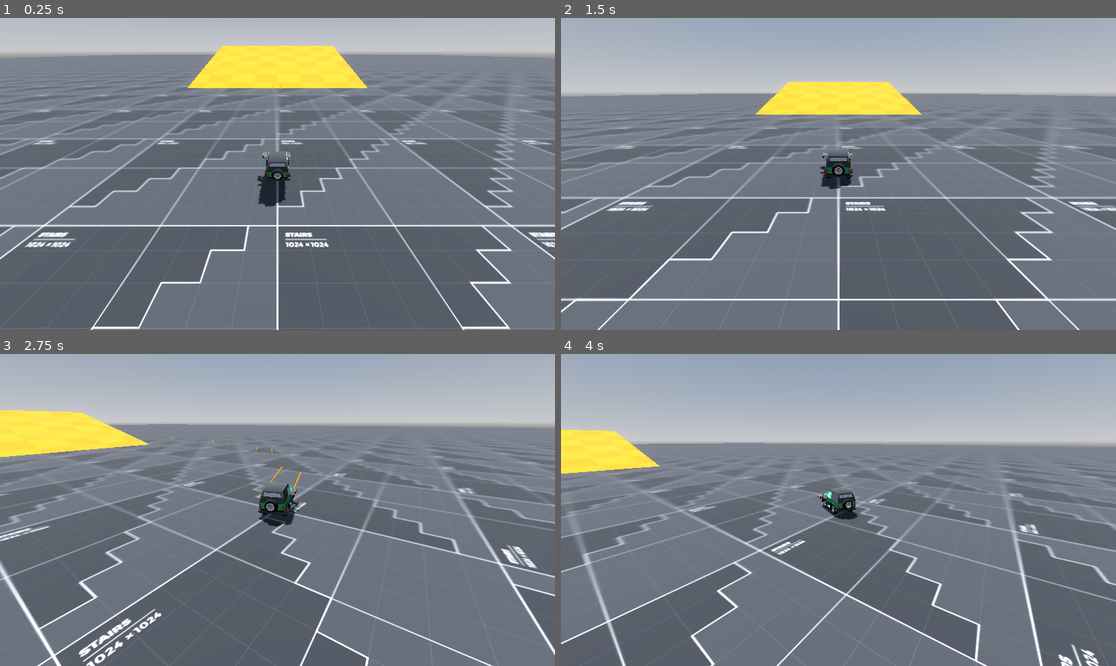
Above: before the commit, frames 1-4 (two rows, left to right).
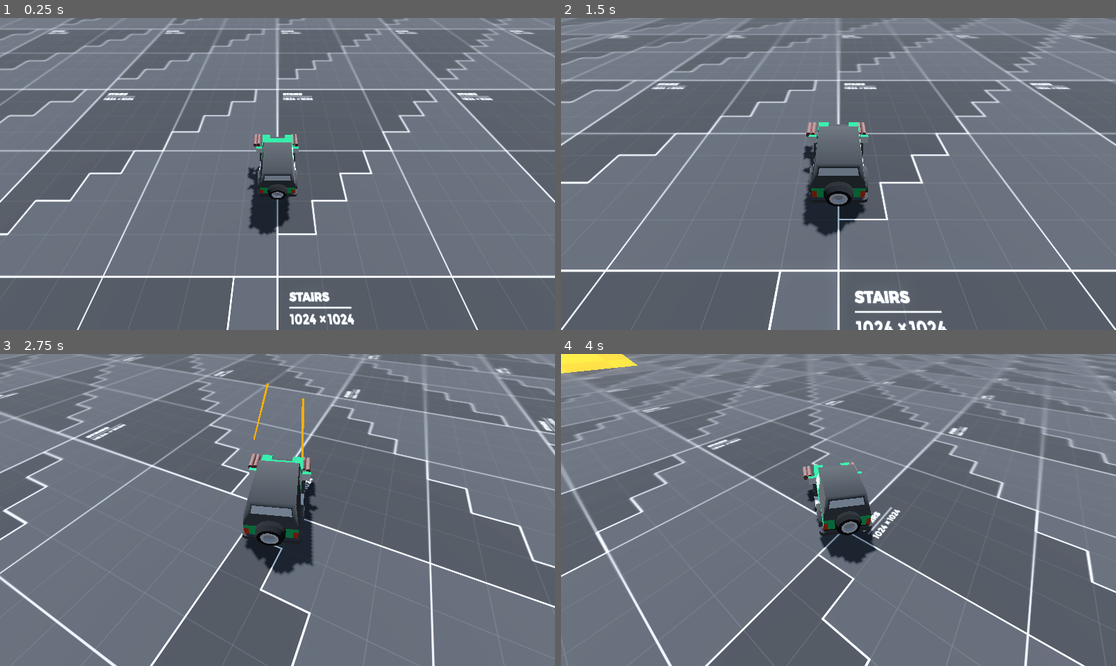
Above: after the commit, the same moments.

Repository: stmSi/arcade-vehicle
Game: Godot game, scene res://src/TestScenes/single_drive_level.tscn
Two runs of this game, one before a commit and one after it. Both use one fixed random seed, a clock stepped at 60 frames per second and the inputs below.
Inputs (mouse positions are in pixels of both pictures, inside the frame that each line leads up to):
- Up to frame 1 (0.25 s): no input
- Up to frame 2 (1.5 s): move the mouse to (960, 158) at 0.52 s; hold D (steer_right) 0.53-1.28 s; hold Space (break) 0.53-1.28 s; move the mouse to (727, 189) at 1.27 s; hold S (back) from 1.28 s (still down); tap Space (break) at 1.35 s
- Up to frame 3 (2.75 s): move the mouse to (333, 441) at 2.02 s; release S (back) at 2.03 s; press the mouse at (333, 441) at 2.03 s; hold D (steer_right) from 2.03 s (still down); tap Space (break) at 2.3 s
- Up to frame 4 (4 s): move the mouse to (810, 572) at 2.77 s; release D (steer_right) at 2.78 s; release the mouse at (810, 572) at 2.78 s; hold W (accelerate) 2.78-3.53 s; tap Space (break) at 2.85 s; move the mouse to (1005, 556) at 3.52 s; hold A (steer_left) from 3.53 s (still down); hold Space (break) from 3.53 s (still down)

The runs differ from the first frame. In frame 1, 37% of the frame differs, in the area x 0-100%, y 0-100%; in frame 2, 44%; in frame 3, 43%; in frame 4, 52%.

Commit message:
fix: break doesn't work when moving sideway

Diff:
--- a/src/CarTemplate/car_template.gd
+++ b/src/CarTemplate/car_template.gd
@@ -15,7 +15,7 @@
 var sphere_offset = Vector3(0, -1.0, 0)
 
 # Camera Stuff
-var camera_distance = Vector3(0, 4, 10) # The distance of the camera from the car mesh
+var camera_distance = Vector3(0, 4, 4) # The distance of the camera from the car mesh
 var camera_damping = 0.1 # Controls the springiness of the camera
 
 # Engine power
@@ -95,9 +95,10 @@
 	speed_input *= acceleration
 
 	if Input.is_action_pressed("break") and ball.linear_velocity.length() > 1:
-		speed_input = deacceleration * -ball.linear_velocity.normalized()
+		var braking_force = -brake * ball.linear_velocity.normalized()
+		ball.apply_central_force(braking_force)
 		if ball.linear_velocity.length() < 1:
-			speed_input = 0
+			ball.linear_velocity = Vector3.ZERO
 
 	pass
 
